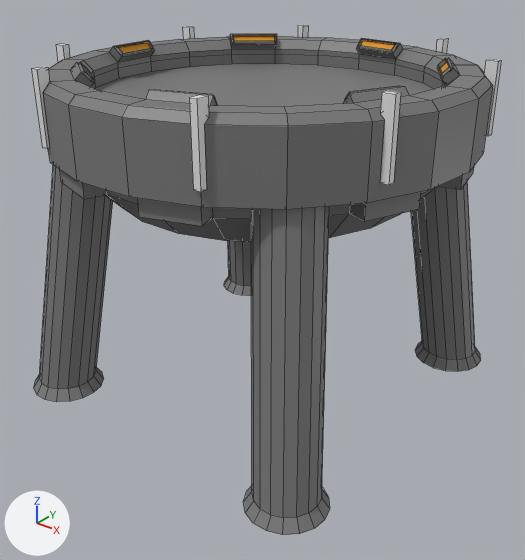
Two versions of the Blender file Assets/3D_Models/launchpad.blend, one commit apart.
The view is the same before and after, from a camera (50 mm lens) standing at (9.09, -11.43, 3.12) and looking at (0.28, -0.42, -3.71). Arrows for +X, +Y and +Z are at lower left; the lights stay in place. Mesh edges are drawn as thin lines.
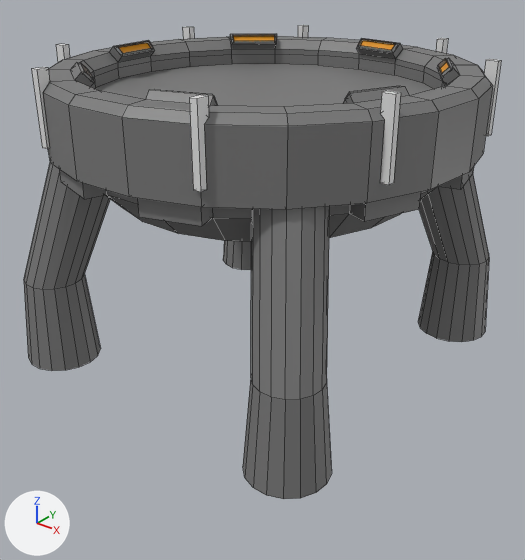
The change, as a list of edits to the scene's bpy script:
```text
Change me_cube_004:
    where me_cube_004.from_pydata(...)  # 674 vertices, 516 faces; spans x -4.28..4.28, y -4.24..4.29, z -6.25..0.95
    used by ob_cube_001; location = (0.0, 0.0, 0.0)
    me_cube_004 part 1: all 34 vertices in x 2.33..3.9, y -4.04..-2.48, z -6.25..-6.02 are scaled about their middle by (1, 1, 8.22), then moved by (0.0, 0.0, 1.63)
    me_cube_004 part 2: all 34 vertices in x -3.9..-2.33, y -4.04..-2.48, z -6.25..-6.02 are scaled about their middle by (1, 1, 8.22), then moved by (0.0, 0.0, 1.63)
    me_cube_004 part 3: all 34 vertices in x 2.33..3.9, y 2.48..4.04, z -6.25..-6.02 are scaled about their middle by (1, 1, 8.22), then moved by (0.0, 0.0, 1.63)
    me_cube_004 part 4: all 34 vertices in x -3.9..-2.33, y 2.48..4.04, z -6.25..-6.02 are scaled about their middle by (1, 1, 8.22), then moved by (0.0, 0.0, 1.63)
```

Pixel boxes [x1, y1, x2, y2] of what changed, in the pictures (525 x 560 px; the box of a moved part takes in the faces that stretch with it):
'Cube.001', reshaped (7% shorter): before [32, 25, 501, 535]; after [24, 25, 501, 499]
part 1 of me_cube_004, moved or reshaped: before [243, 206, 330, 535]; after [243, 206, 332, 499]
part 2 of me_cube_004, moved or reshaped: before [33, 165, 113, 402]; after [24, 163, 110, 371]
part 3 of me_cube_004, moved or reshaped: before [411, 181, 481, 372]; after [418, 174, 489, 342]
part 4 of me_cube_004, moved or reshaped: before [224, 241, 251, 296]; after [223, 241, 251, 270]
